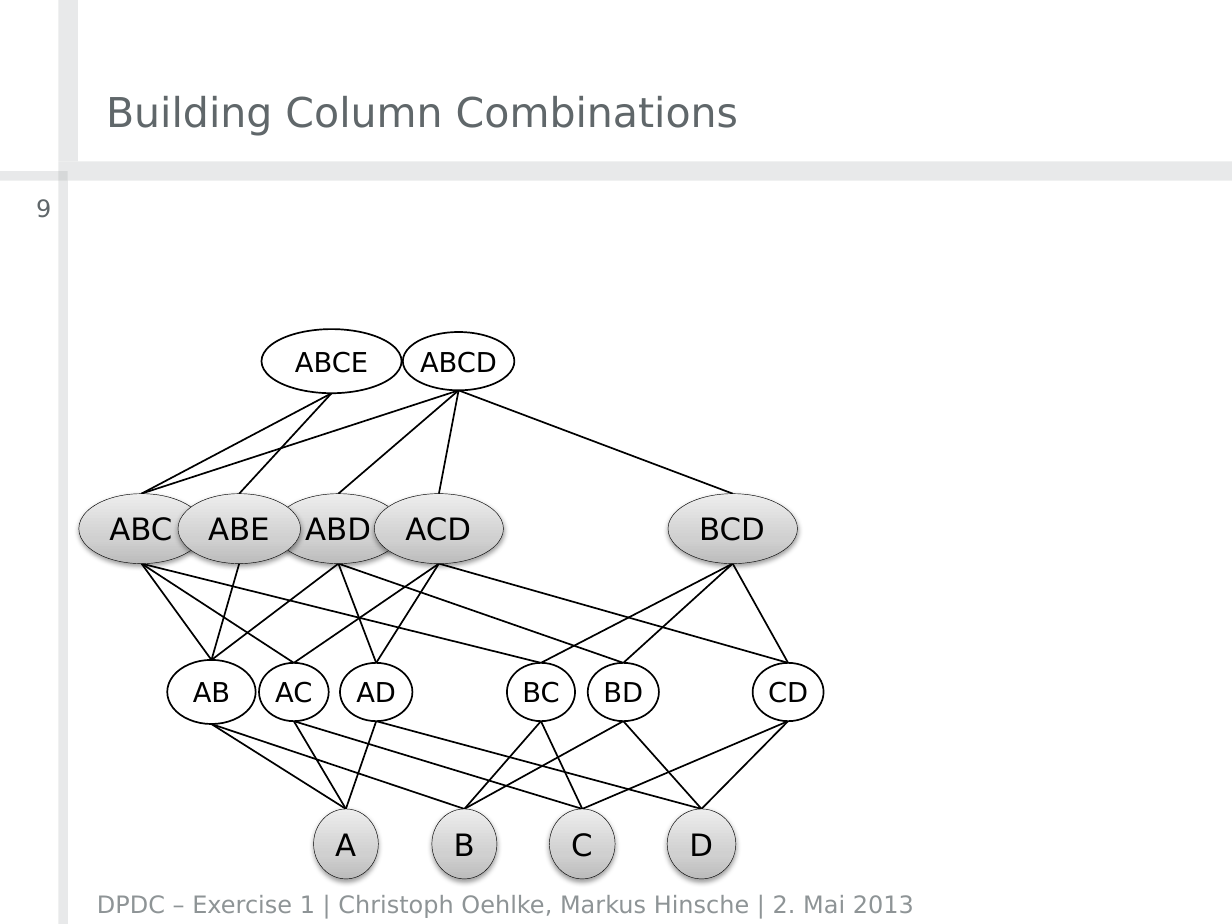
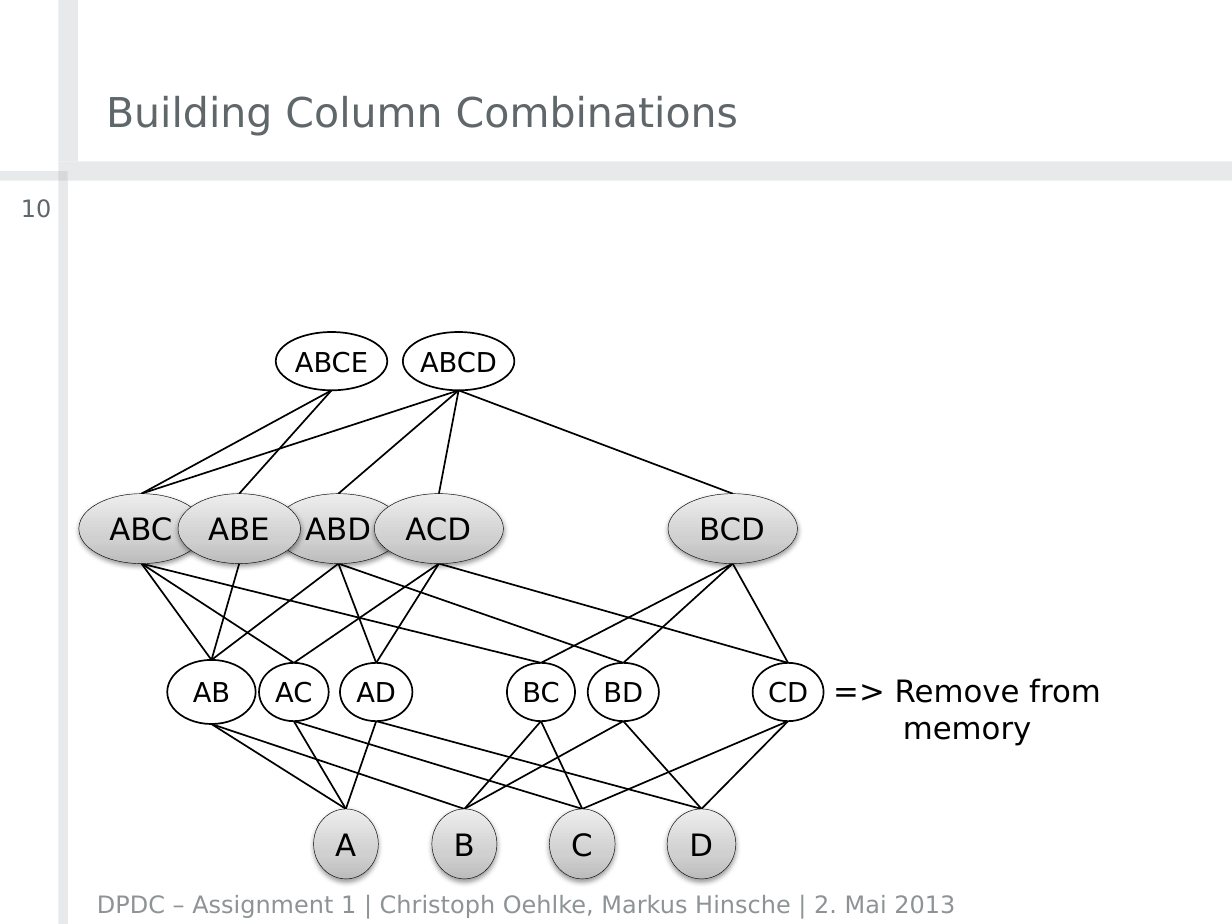
Before and after one commit to crizzy/dpdc-exercises, a slide deck: slide 10 of exercise1/DPDCAssignment1ChristophOehlkeMarkusHinsche.pptx (slide 9 before the commit). Drawn at 1232x924 pixels with LibreOffice and Linux fonts; fonts in the diff are those of the drawing; background and template pictures are left out. Boxes give left, top, right and bottom in pixels: in the first picture for what was removed or moved away, otherwise in the second. Text is boxed around its words. In the diff, an @@ line names an element or a change of style, - is before the commit and + after.

```diff
--- a/exercise1/DPDCAssignment1ChristophOehlkeMarkusHinsche.pptx
+++ b/exercise1/DPDCAssignment1ChristophOehlkeMarkusHinsche.pptx
@@ page number at (21,199,52,218): text changed @@
-9
+10
@@ ellipse "ABCE": place and size @@
-ellipse "ABCE" at (261,329,402,393)
+ellipse "ABCE" at (276,333,388,391)
@@ text added at (895,678,1101,746), 18 pt, text #000000 @@
+=> Remove from memory
@@ text at (97,895,955,918): text changed @@
-DPDC – Exercise 1 | Christoph Oehlke, Markus Hinsche | 2. Mai 2013
+DPDC – Assignment 1 | Christoph Oehlke, Markus Hinsche | 2. Mai 2013
```
Also in this commit, not shown: 9 other slides changed, 4 slides added.
